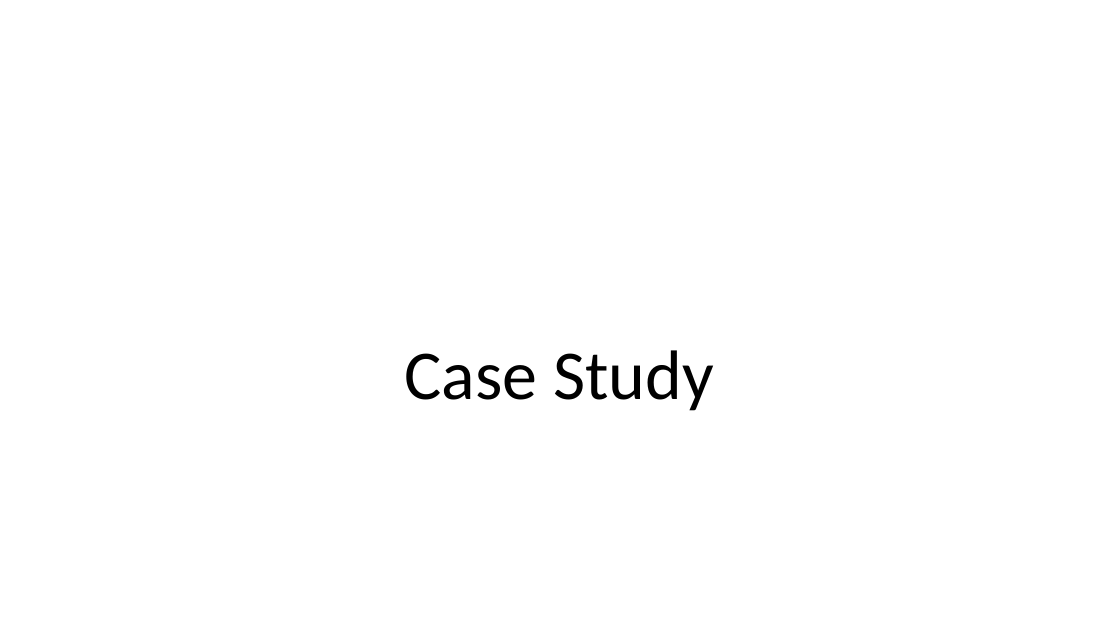
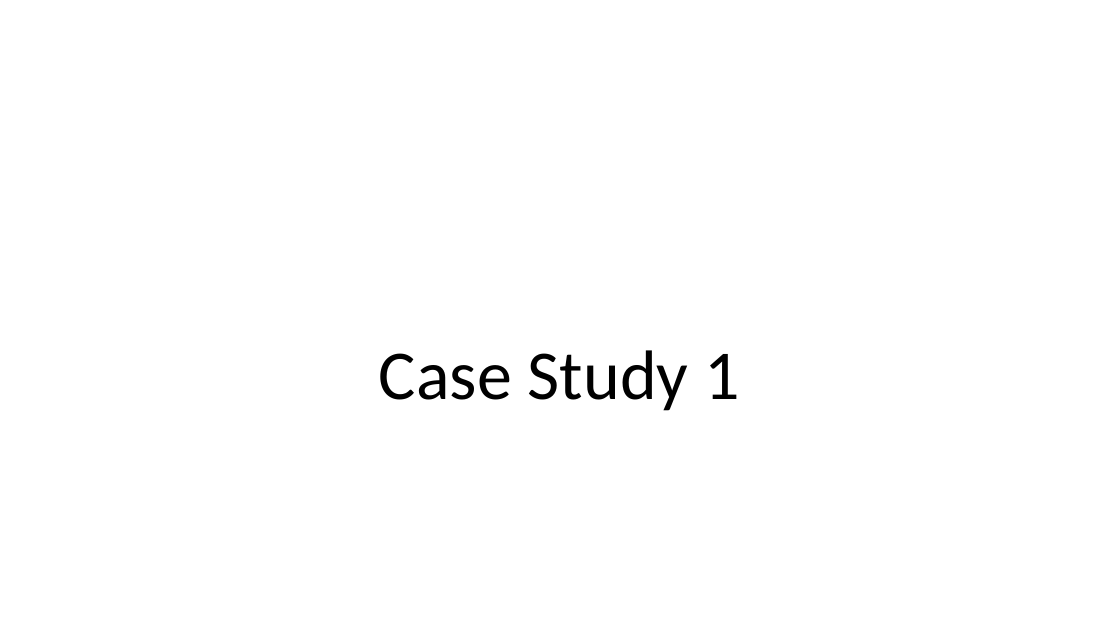
Before and after one commit to harelgabainew/school1, a slide deck: slide 14 of slides/2_StreamingAnalytics.pptx. Drawn at 1120x630 pixels with LibreOffice and Linux fonts; fonts in the diff are those of the drawing. Boxes give left, top, right and bottom in pixels: in the first picture for what was removed or moved away, otherwise in the second. Text is boxed around its words. In the diff, an @@ line names an element or a change of style, - is before the commit and + after.

```diff
--- a/slides/2_StreamingAnalytics.pptx
+++ b/slides/2_StreamingAnalytics.pptx
@@ title at (379,350,739,411): text changed @@
-Case Study
+Case Study 1
```
Also in this commit, not shown: 27 other slides changed, 13 slides added, 1 slide removed.
